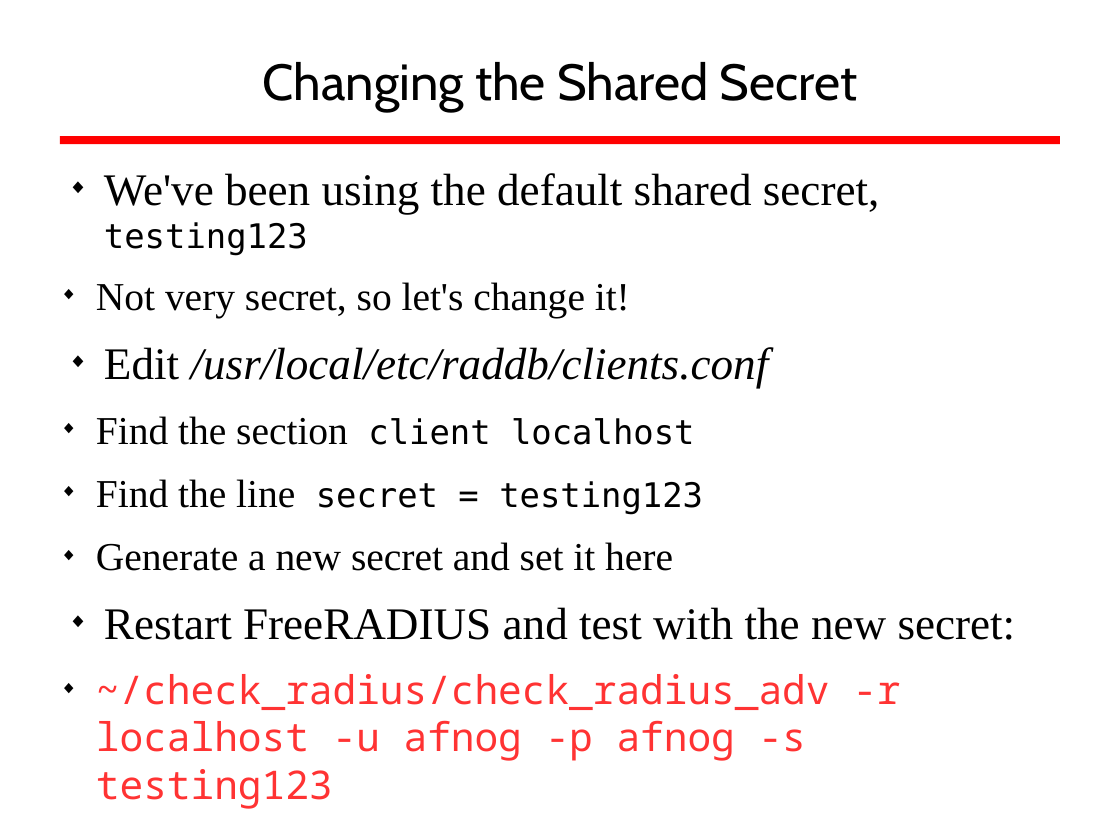
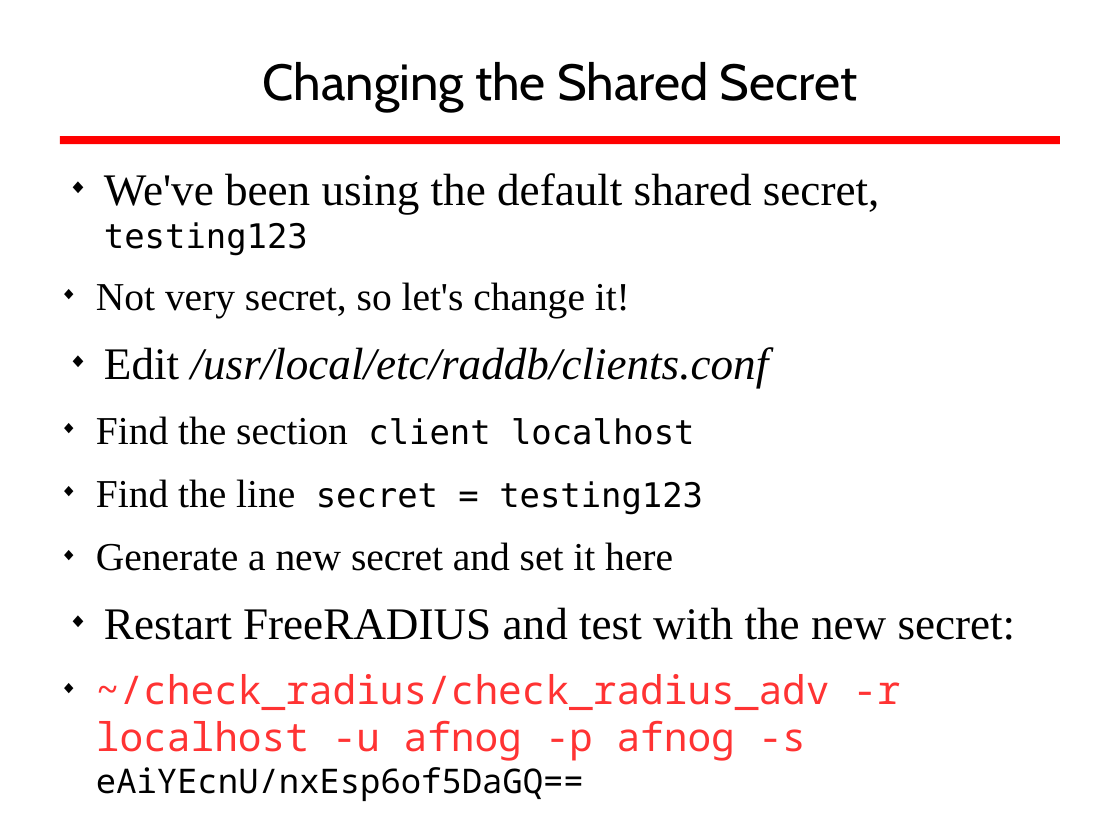
Before and after one commit to afnog/sse, a slide deck: slide 42 of radius/radius_presentation.odp. Drawn at 1120x840 pixels with LibreOffice and Linux fonts; fonts in the diff are those of the drawing; background and template pictures are left out. Boxes give left, top, right and bottom in pixels: in the first picture for what was removed or moved away, otherwise in the second. Text is boxed around its words. In the diff, an @@ line names an element or a change of style, - is before the commit and + after.

Commit message:
/ ‘radius/radius_presentation.odp’

```diff
--- a/radius/radius_presentation.odp
+++ b/radius/radius_presentation.odp
@@ text at [96, 674, 900, 801]: text changed @@
-  ◆ ~/check_radius/check_radius_adv -r localhost -u afnog -p afnog -s testing123
+  ◆ ~/check_radius/check_radius_adv -r localhost -u afnog -p afnog -s eAiYEcnU/nxEsp6of5DaGQ==
```
